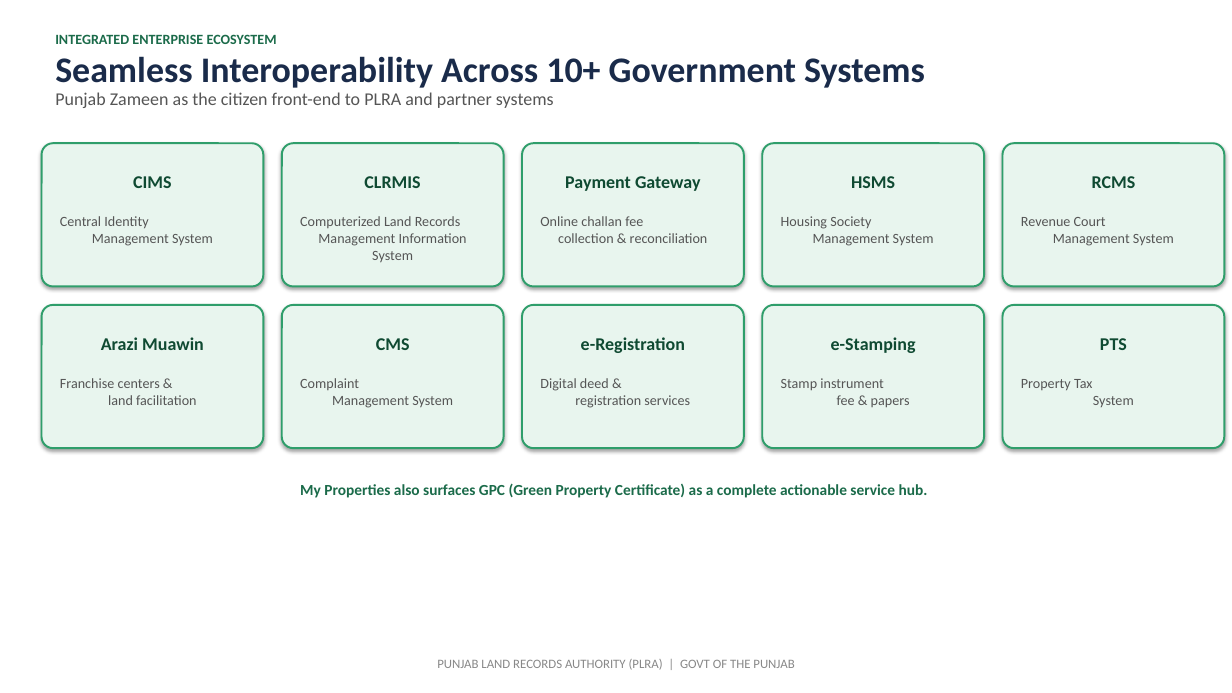
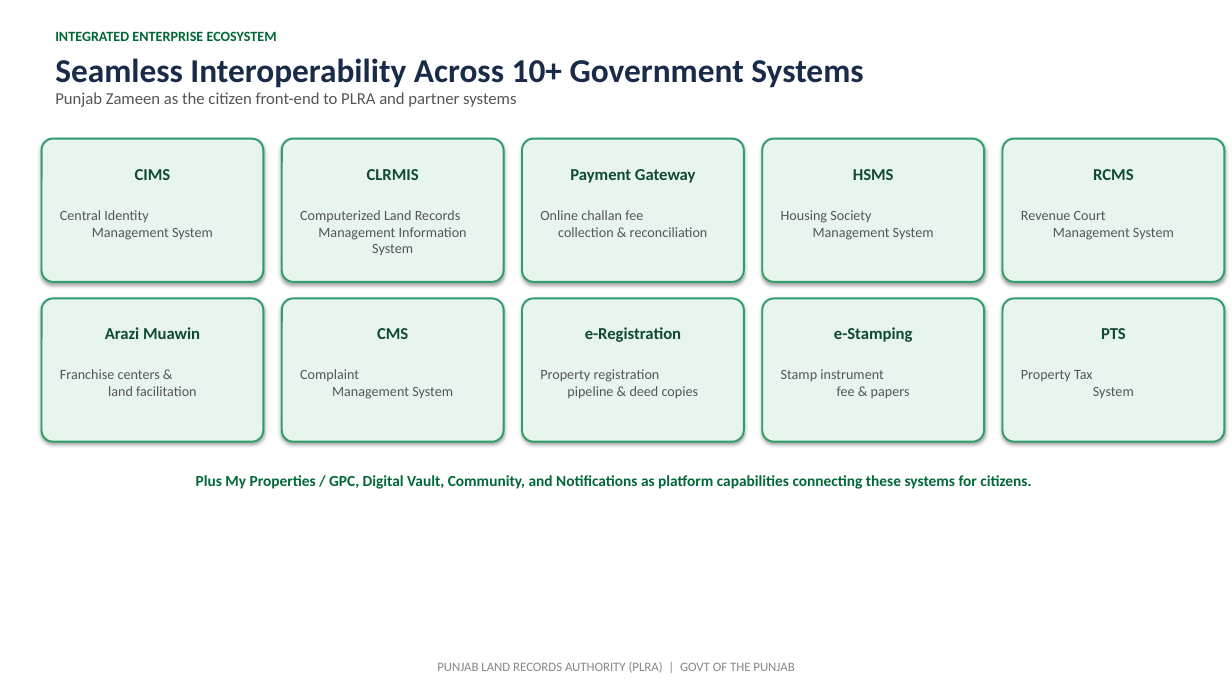
Before and after one commit to GulraizAhmed/GulraizAhmed, a slide deck: slide 4 of Punjab_Zameen_Application.pptx. Drawn at 1232x693 pixels with LibreOffice and Linux fonts; fonts in the diff are those of the drawing. Boxes give left, top, right and bottom in pixels: in the first picture for what was removed or moved away, otherwise in the second. Text is boxed around its words. In the diff, an @@ line names an element or a change of style, - is before the commit and + after.

```diff
--- a/Punjab_Zameen_Application.pptx
+++ b/Punjab_Zameen_Application.pptx
@@ text "INTEGRATED ENTERPRISE ECOSYSTEM" at (x1=55, y1=31, x2=277, y2=41): text colour #1B6B4A to #006837; more space between paragraphs @@
@@ text "Seamless Interoperability Across 10+ Government ..." at (x1=55, y1=58, x2=863, y2=88): size 28 to 26 pt; more space between paragraphs @@
@@ 10 rounded rectangles, 5 texts moved together from (x1=42, y1=143, x2=1225, y2=448) to (x1=42, y1=139, x2=1225, y2=442) @@
@@ size 14 to 13 pt; more space between paragraphs in 11 elements at (x1=55, y1=92, x2=516, y2=107), (x1=135, y1=169, x2=171, y2=180), (x1=367, y1=169, x2=419, y2=180), (x1=570, y1=169, x2=696, y2=183), (x1=853, y1=169, x2=894, y2=180), (x1=1093, y1=169, x2=1133, y2=180), (x1=105, y1=327, x2=200, y2=339), (x1=377, y1=328, x2=408, y2=339), (x1=585, y1=327, x2=681, y2=342), (x1=834, y1=327, x2=913, y2=342), (x1=1101, y1=328, x2=1126, y2=339) @@
@@ 9 texts moved together from (x1=60, y1=337, x2=1134, y2=408) to (x1=60, y1=327, x2=1134, y2=399) @@
@@ text at (x1=540, y1=369, x2=699, y2=399): text changed @@
-Digital deed &
-registration services
+Property registration
+pipeline & deed copies
@@ more space between paragraphs in 10 elements at (x1=437, y1=662, x2=794, y2=673), (x1=60, y1=210, x2=213, y2=240), (x1=300, y1=210, x2=467, y2=255), (x1=540, y1=210, x2=708, y2=237), (x1=781, y1=210, x2=934, y2=240), (x1=1021, y1=211, x2=1174, y2=240), (x1=60, y1=369, x2=196, y2=396), (x1=300, y1=369, x2=453, y2=399), (x1=781, y1=369, x2=910, y2=398), (x1=1021, y1=370, x2=1134, y2=398) @@
@@ text at (x1=196, y1=475, x2=1031, y2=489): text changed; text colour #1B6B4A to #006837 @@
-My Properties also surfaces GPC (Green Property Certificate) as a complete actionable service hub.
+Plus My Properties / GPC, Digital Vault, Community, and Notifications as platform capabilities connecting these systems for citizens.
```
Also in this commit, not shown: 16 other slides changed, 7 slides added, 7 slides removed, 2 other files.
